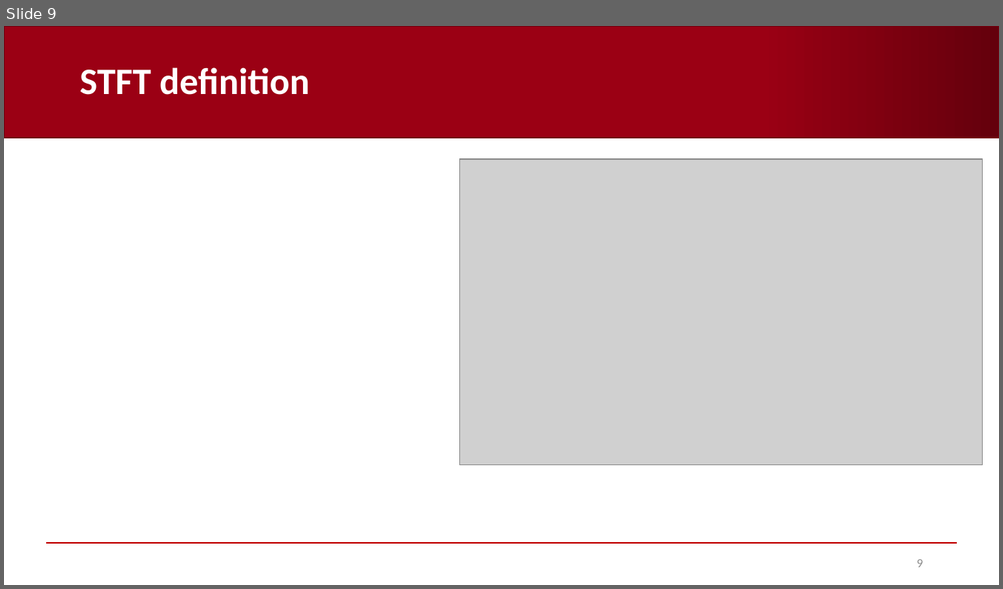
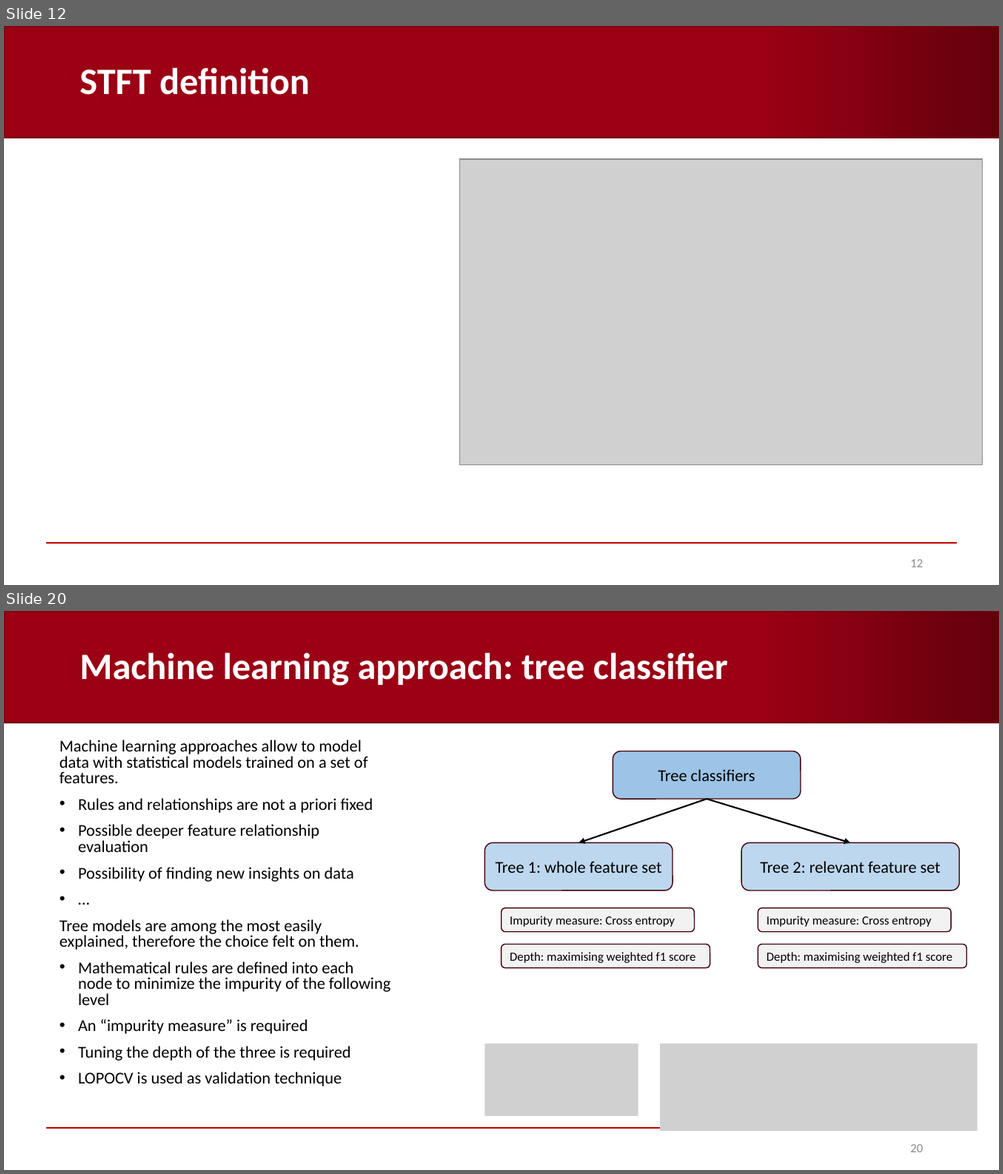
Before and after one commit to AndreaCorrado00/Tesi_magistrale_Corrado_Andrea, a slide deck: Documentation/9. Features and classification results V2.pptx. Shown one above the other, each under a label of ours: slide 9 before the commit, slides 12 and 20 after it; the slides between them are not shown. The pictures are 1003x589 and 1003x1174 pixels, drawn with LibreOffice and Linux fonts; fonts in the diff are those of the drawing; grey boxes stand for pictures; background and template pictures are left out. Boxes give left, top, right and bottom in pixels: in the first picture for what was removed or moved away, otherwise in the second. Text is boxed around its words. In the diff, an @@ line names an element or a change of style, - is before the commit and + after.

```diff
--- a/Documentation/9. Features and classification results V2.pptx
+++ b/Documentation/9. Features and classification results V2.pptx
@@ slide 20 added at box(4, 611, 999, 1170), background #FFFFFF; not listed: 2 template elements that a slide beside it also shows @@
@@ title added at box(79, 652, 728, 686), 36 pt, text #FFFFFF, bold @@
+Machine learning approach: tree classifier
@@ text added at box(60, 740, 390, 1087), 16 pt, text #000000 @@
+Machine learning approaches allow to model data with statistical models trained on a set of features.
+• Rules and relationships are not a priori fixed
+• Possible deeper feature relationship evaluation
+• Possibility of finding new insights on data
+• …
+Tree models are among the most easily explained, therefore the choice felt on them.
+• Mathematical rules are defined into each node to minimize the impurity of the following level
+• An “impurity measure” is required
+• Tuning the depth of the three is required
+• LOPOCV is used as validation technique
@@ group added at box(450, 752, 977, 1131): 7 rounded rectangles, 2 pictures, 2 arrows, 1 rectangle @@
+Tree classifiers
+Tree 1: whole feature set
+Tree 2: relevant feature set
+Impurity measure: Cross entropy
+Depth: maximising weighted f1 score
+Impurity measure: Cross entropy
+Depth: maximising weighted f1 score
@@ page number added at box(910, 1145, 922, 1153), 12 pt, text #8C8C8C @@
+20
@@ what was slide 9 is now slide 12 @@
@@ page number at box(910, 560, 922, 568): text changed @@
-9
+12
```
Also in this commit, not shown: 3 slides changed, 18 other slides added, 1 other file.
